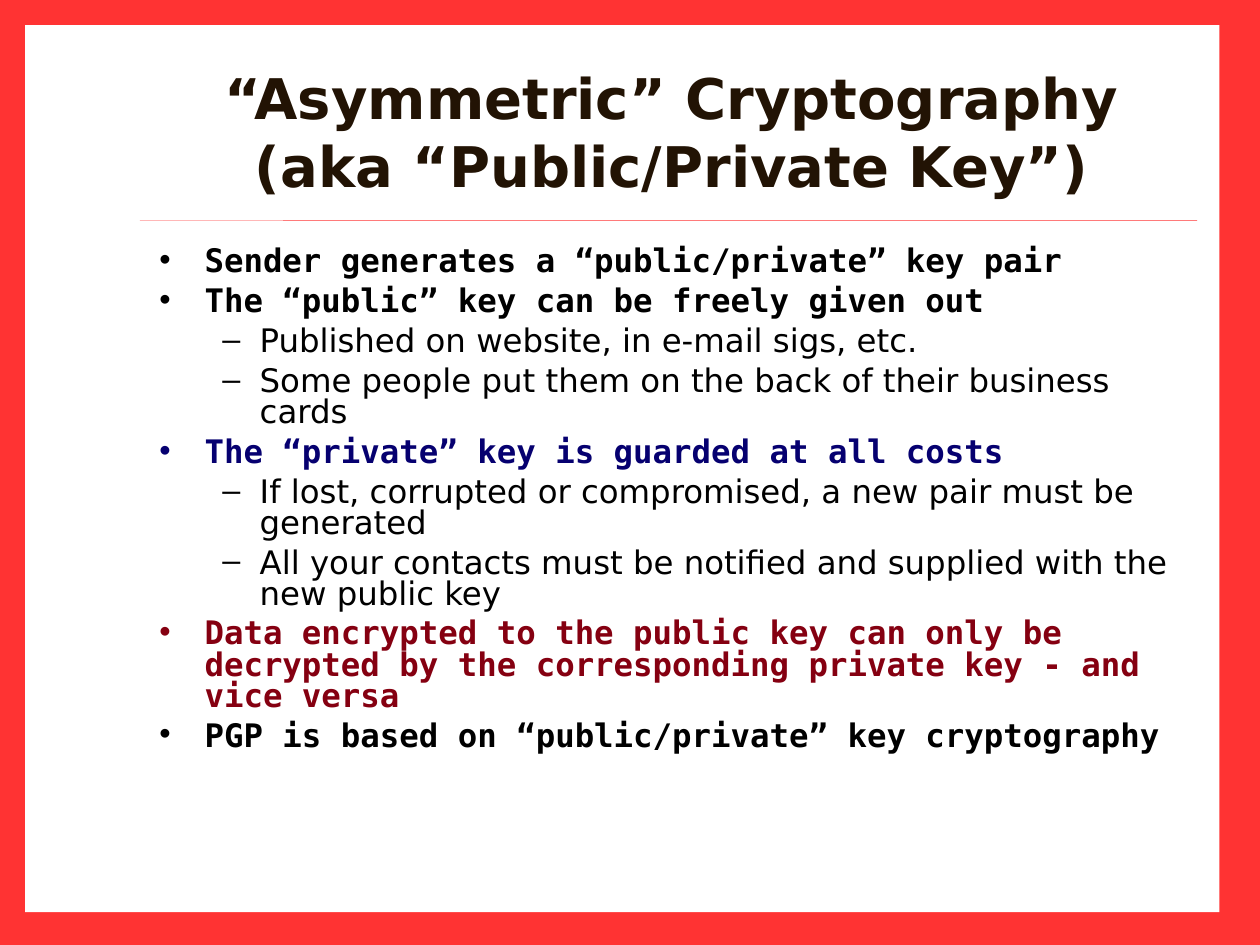
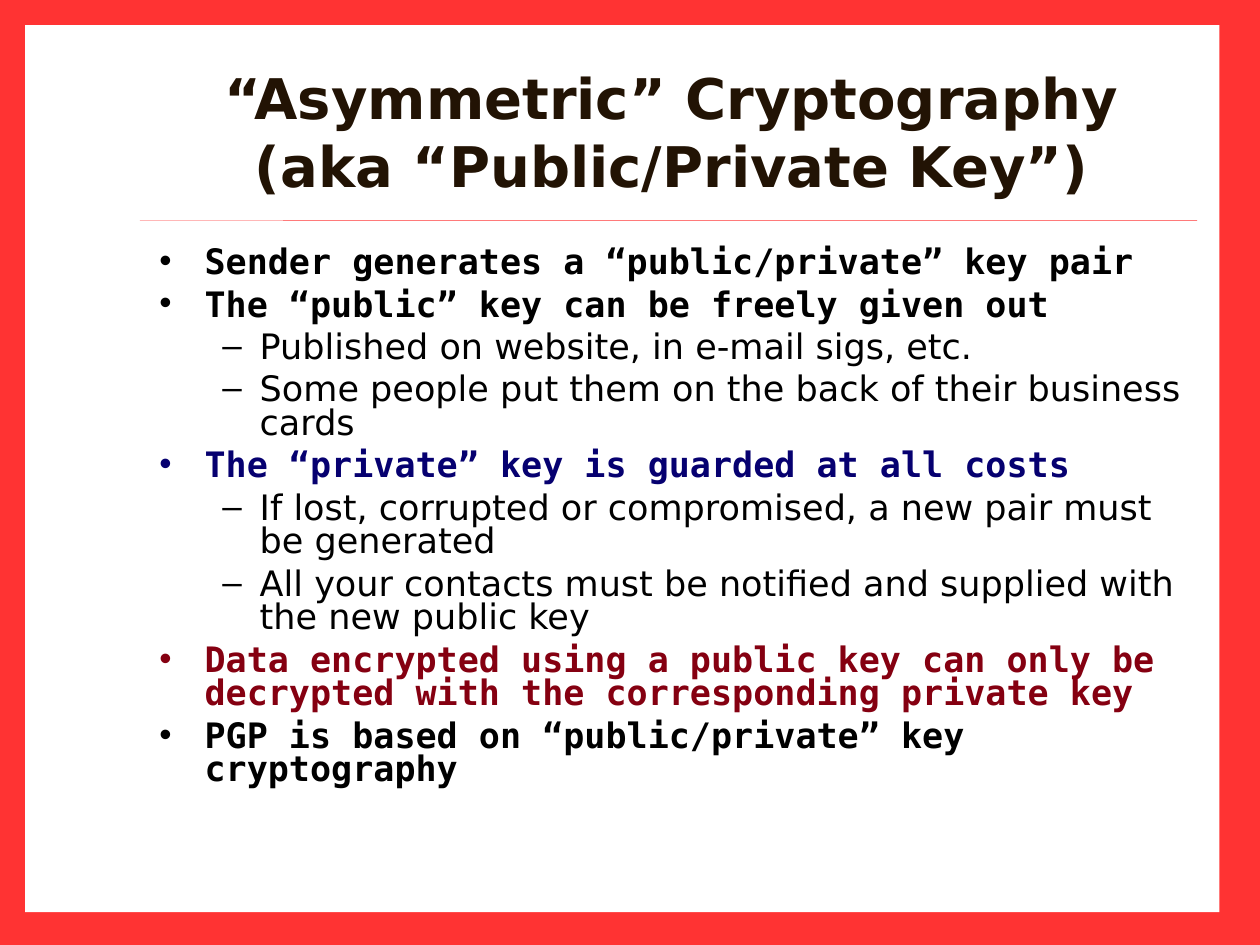
Before and after one commit to Zimbra-Community/pgp-zimlet, a slide deck: slide 11 of demo-training/PGP_0511-Barry.odp. Drawn at 1260x945 pixels with LibreOffice and Linux fonts; fonts in the diff are those of the drawing; background and template pictures are left out. Boxes give left, top, right and bottom in pixels: in the first picture for what was removed or moved away, otherwise in the second. Text is boxed around its words. In the diff, an @@ line names an element or a change of style, - is before the commit and + after.

```diff
--- a/demo-training/PGP_0511-Barry.odp
+++ b/demo-training/PGP_0511-Barry.odp
@@ text at box(205, 246, 1181, 789): size 18.5 to 20 pt in "Sender generates a “public/private” key pair", "The “public” key can be freely given ...", "Published on website, in e-mail sigs, etc.", "Some people put them on the back ..." and 4 more places @@
@@ text at box(205, 644, 1154, 713): text changed; size 18.5 to 20 pt @@
-• Data encrypted to the public key can only be decrypted by the corresponding private key - and vice versa
+• Data encrypted using a public key can only be decrypted with the corresponding private key
```
Also in this commit, not shown: 6 other slides changed, 2 other files.
